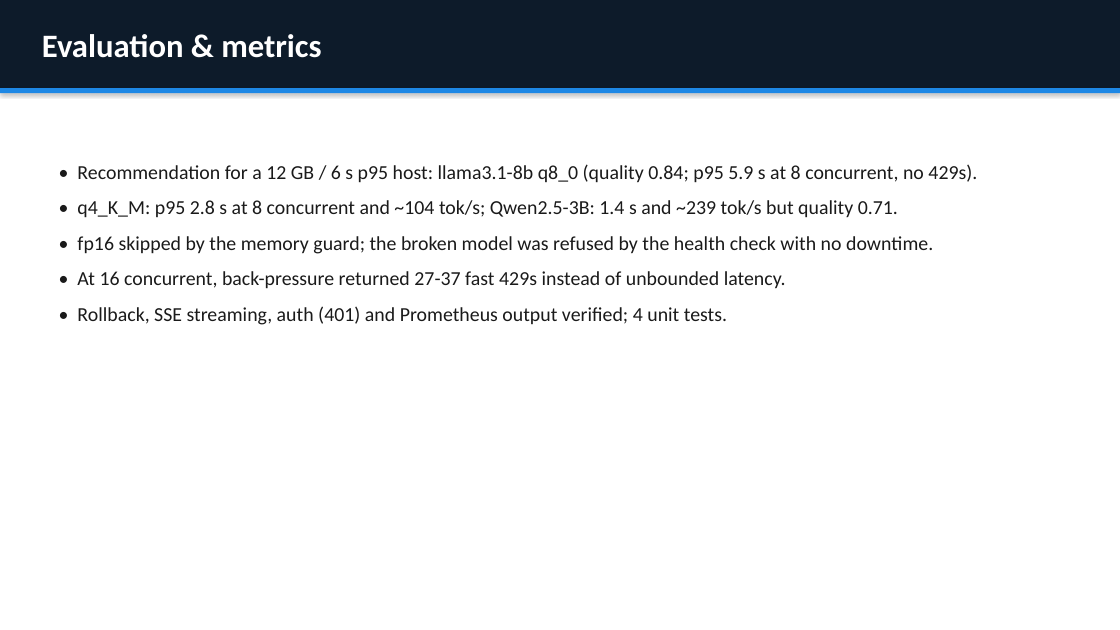
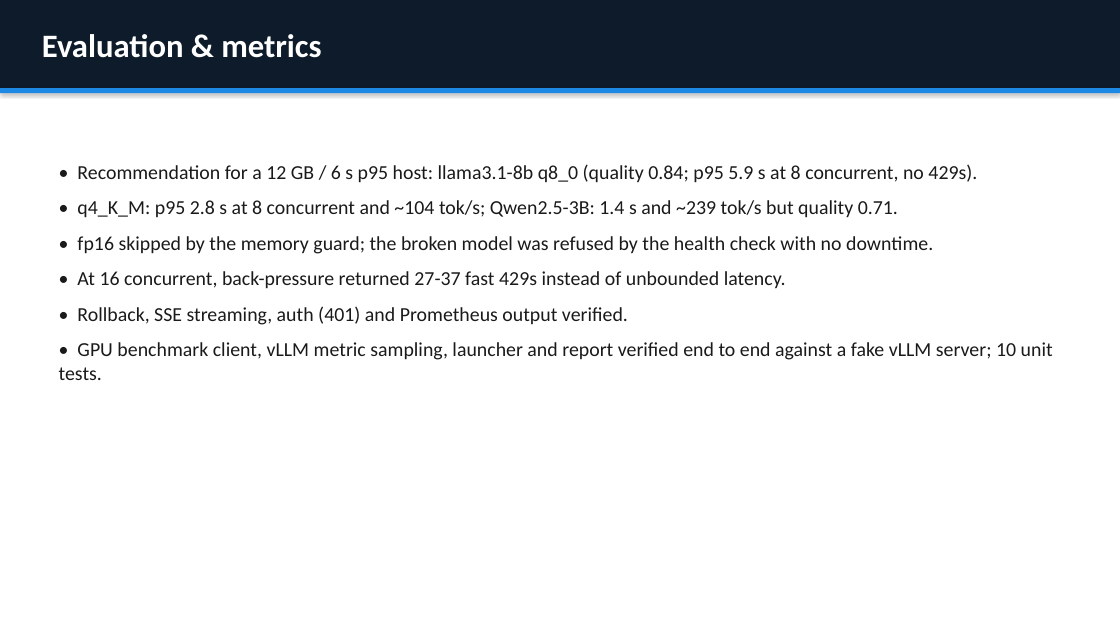
Before and after one commit to divyapasupuleti/ai-engineering-projects, a slide deck: slide 8 of 15-local-llm-deployment-kit/docs/PRESENTATION.pptx. Drawn at 1120x630 pixels with LibreOffice and Linux fonts; fonts in the diff are those of the drawing. Boxes give left, top, right and bottom in pixels: in the first picture for what was removed or moved away, otherwise in the second. Text is boxed around its words. In the diff, an @@ line names an element or a change of style, - is before the commit and + after.

```diff
--- a/15-local-llm-deployment-kit/docs/PRESENTATION.pptx
+++ b/15-local-llm-deployment-kit/docs/PRESENTATION.pptx
@@ text at (59,306,1053,380): text changed @@
-• Rollback, SSE streaming, auth (401) and Prometheus output verified; 4 unit tests.
+• Rollback, SSE streaming, auth (401) and Prometheus output verified.
+• GPU benchmark client, vLLM metric sampling, launcher and report verified end to end against a fake vLLM server; 10 unit tests.
```
Also in this commit, not shown: 4 other slides changed, 14 other files.
